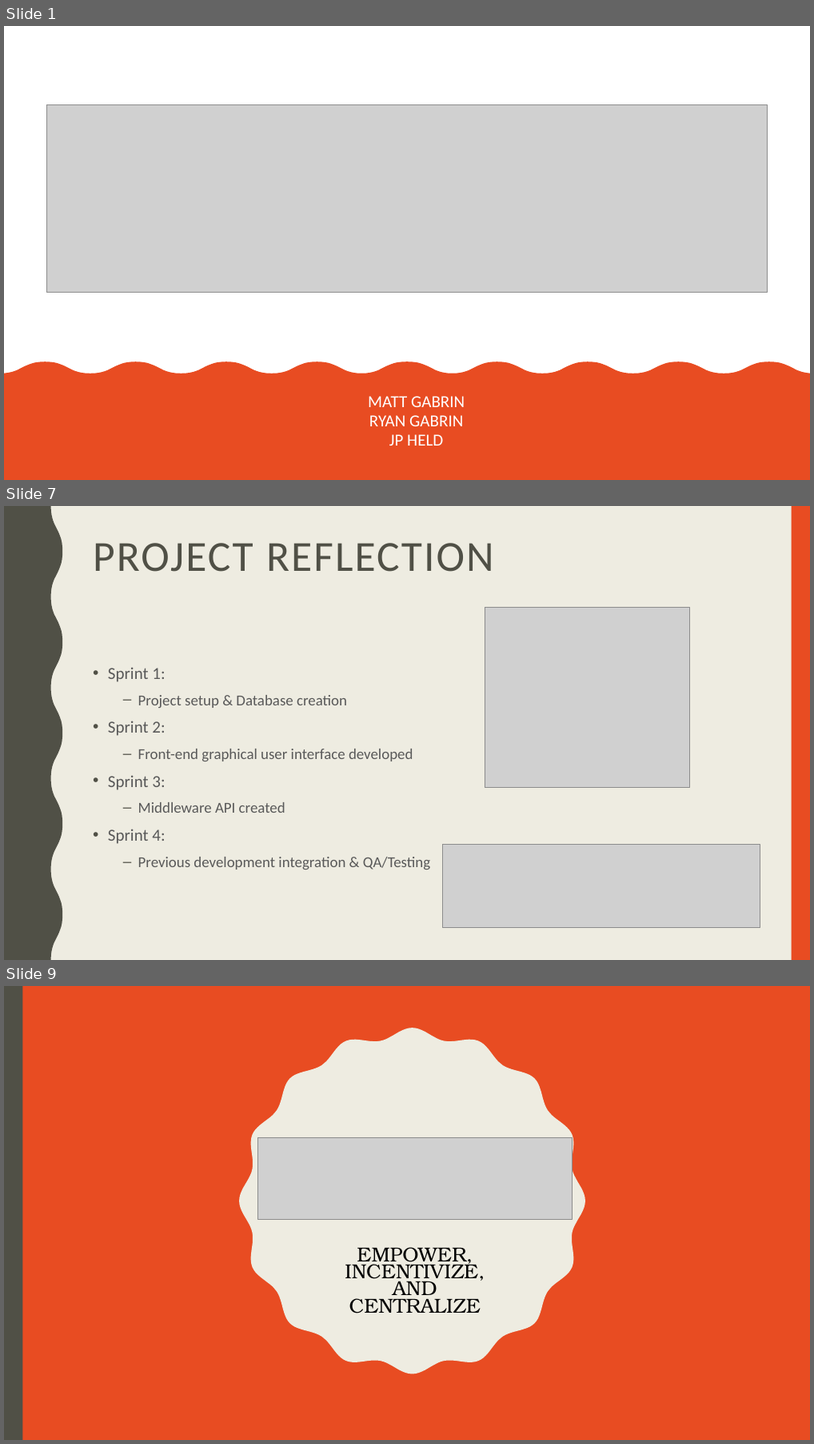
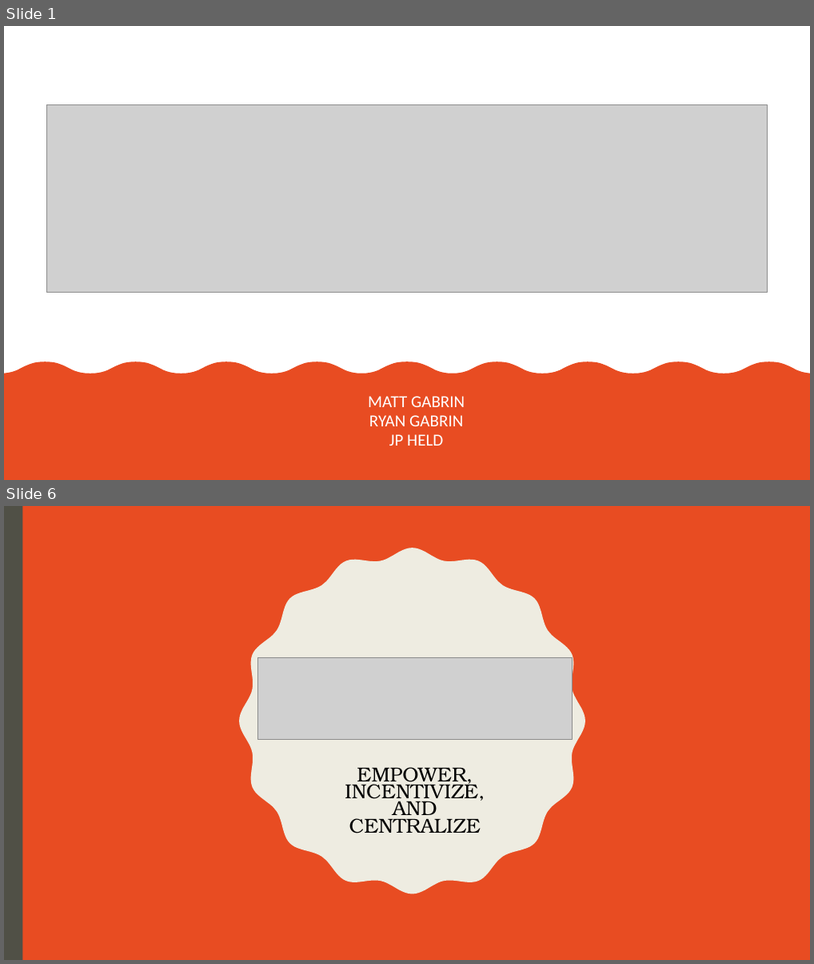
Before and after one commit to magabrin/cs1530-Rate-My-Slumlord, a slide deck: RateMySlumlord-FinalDemo.pptx. Shown one above the other, each under a label of ours: slides 1, 7 and 9 before the commit, slides 1 and 6 after it; the slides between them are not shown. The pictures are 814x1444 and 814x964 pixels, drawn with LibreOffice and Linux fonts; fonts in the diff are those of the drawing; grey boxes stand for pictures. Boxes give left, top, right and bottom in pixels: in the first picture for what was removed or moved away, otherwise in the second. Text is boxed around its words. In the diff, an @@ line names an element or a change of style, - is before the commit and + after.

```diff
--- a/RateMySlumlord-FinalDemo.pptx
+++ b/RateMySlumlord-FinalDemo.pptx
@@ slide 7 removed at box(4, 506, 810, 960), background #EEECE1 @@
@@ freeform shape removed at box(4, 506, 62, 960) @@
@@ rectangle removed at box(792, 506, 810, 960) @@
@@ title removed at box(93, 543, 494, 572) @@
-PROJECT REFLECTION
@@ picture removed at box(485, 607, 690, 788) @@
@@ text removed at box(108, 667, 430, 869) @@
-• Sprint 1:
-  – Project setup & Database creation
-• Sprint 2:
-  – Front-end graphical user interface developed
-• Sprint 3:
-  – Middleware API created
-• Sprint 4:
-  – Previous development integration & QA/Testing
@@ picture removed at box(442, 844, 760, 927) @@
@@ what was slide 9 is now slide 6 @@
```
Also in this commit, not shown: 4 slides changed, 2 other slides removed.
